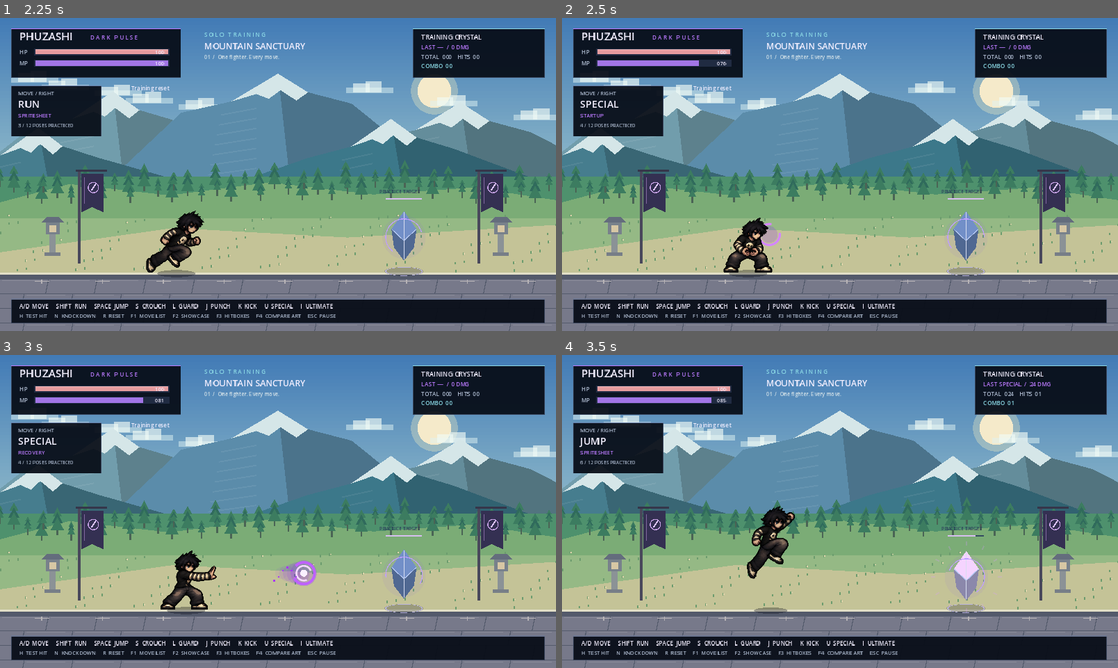
Above: before the commit, frames 1-4 (two rows, left to right).
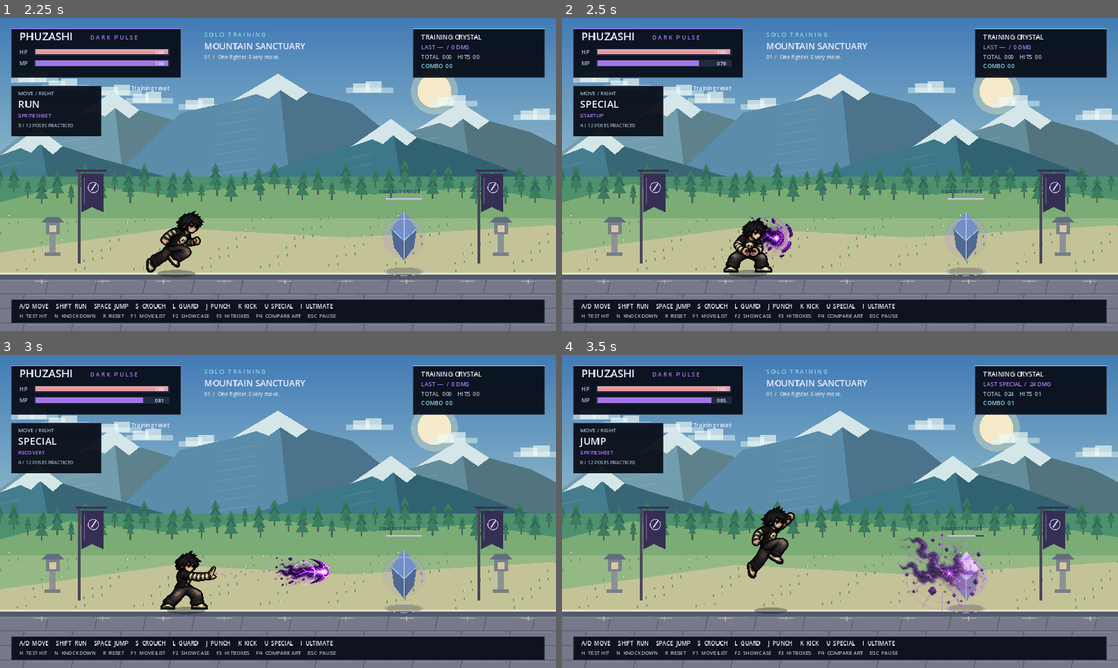
Above: after the commit, the same moments.

Repository: poohkk567-sys/game
Game: Godot game, scene res://scenes/main.tscn
Same seed, same stepped clock (60 frames per second), same inputs: the game is played once before the commit and once after it.
Inputs:
- Up to frame 1 (2.25 s): tap Enter at 0.5 s; hold D (move_right) 0.53-1.28 s; hold S (crouch) 0.53-1.28 s; tap Space (jump) at 0.77, 1.07, 1.52, 1.82 s; tap L (guard) at 0.8, 1.35 s; tap R (reset) at 1.25 s; hold Down 1.28-2.03 s; tap Shift (run) at 1.55 s; hold D (move_right) from 2.03 s (still down); hold Shift (run) from 2.03 s (still down)
- Up to frame 2 (2.5 s): keep holding D (move_right); keep holding Shift (run); tap U (special) at 2.3 s
- Up to frame 3 (3 s): keep holding D (move_right); release Shift (run) at 2.78 s; tap U (special) at 2.85 s
- Up to frame 4 (3.5 s): keep holding D (move_right); tap Space (jump) at 3.02, 3.32 s; tap I (ultimate) at 3.05 s

Frame 1 is identical in both runs. In frame 2, 0.5% of the frame differs, in the area x 33-42%, y 63-77%; in frame 3, 0.6%; in frame 4, 1.3%, in the area x 60-77%, y 57-83%.

Commit message:
Integrate Dark Pulse and Violet Dragon sprite VFX into live combat

Diff:
--- a/scripts/character/combat_effects.gd
+++ b/scripts/character/combat_effects.gd
@@ -1,71 +1,95 @@
 extends Node2D
-## Effects are separate from the source character pixels.
+## Full 16-frame sprite VFX, drawn separately from the approved fighter artwork.
+const PULSE: Texture2D = preload("res://assets/effects/dark_pulse_vfx.png")
+const DRAGON: Texture2D = preload("res://assets/effects/violet_dragon_vfx.png")
 @onready var fighter: PhuzashiCharacter = get_parent()
 
+func _ready() -> void:
+	texture_filter = CanvasItem.TEXTURE_FILTER_NEAREST
+
+func _cell(sheet: Texture2D, index: int, center: Vector2, dimensions: Vector2, opacity: float = 1.0) -> void:
+	var cell: Vector2 = sheet.get_size() / 4.0
+	var col: int = index % 4
+	var row: int = floori(float(index) / 4.0)
+	var region := Rect2(Vector2(col, row) * cell, cell)
+	draw_texture_rect_region(sheet, Rect2(center - dimensions * 0.5, dimensions), region, Color(1, 1, 1, clampf(opacity, 0.0, 1.0)), false, true)
+
 func _draw() -> void:
-	var d: float = fighter.facing
+	if not is_instance_valid(fighter):
+		return
+	var d: float = float(fighter.facing)
 	var t: float = fighter.elapsed
 	if fighter.state_name == "GUARD":
-		draw_arc(Vector2(d * 20, -87), 66, -1.3 if d > 0 else PI - 1.3, 1.3 if d > 0 else PI + 1.3, 24, Color(0.66, 0.45, 1, 0.7), 3, true)
+		draw_arc(Vector2(d * 20, -87), 66, -1.3 if d > 0 else PI - 1.3, 1.3 if d > 0 else PI + 1.3, 24, Color(0.66, 0.45, 1, 0.7), 3, false)
 	if fighter.action_timer <= 0.0:
 		return
-	var p: float = fighter.action_progress()
+	var p: float = clampf(fighter.action_progress(), 0.0, 1.0)
 	var envelope: float = sin(p * PI)
 	match fighter.action_name:
 		"PUNCH":
 			if p > 0.28 and p < 0.7:
 				for i in range(3):
-					draw_line(Vector2(d * 45, -104 + i * 9), Vector2(d * (95 + envelope * 30), -104 + i * 9), Color(1, 0.91, 0.7, envelope * 0.8), 3, true)
+					draw_line(Vector2(d * 45, -104 + i * 9), Vector2(d * (95 + envelope * 30), -104 + i * 9), Color(1, 0.91, 0.7, envelope * 0.8), 3, false)
 		"KICK":
 			if p > 0.3 and p < 0.75:
 				var start: float = -1.4 if d > 0 else PI - 1.0
-				draw_arc(Vector2(d * 25, -65), 92, start, start + 1.9, 25, Color(0.75, 0.92, 1, envelope * 0.9), 5, true)
+				draw_arc(Vector2(d * 25, -65), 92, start, start + 1.9, 25, Color(0.75, 0.92, 1, envelope * 0.9), 5, false)
 		"HIT":
 			var center := Vector2(d * 24, -99)
 			for i in range(8):
-				var ray := Vector2.from_angle(i * TAU / 8)
-				draw_line(center + ray * (8 + p * 20), center + ray * (18 + p * 40), Color(1, 0.65, 0.55, 1 - p), 3)
+				var ray := Vector2.from_angle(float(i) * TAU / 8.0)
+				draw_line(center + ray * (8 + p * 20), center + ray * (18 + p * 40), Color(1, 0.65, 0.55, 1 - p), 3, false)
 		"SPECIAL":
-			if p < 0.48:
-				var center := Vector2(d * 49, -88)
-				draw_circle(center, 10 + p * 45, Color(0.55, 0.12, 1, envelope * 0.35))
-				draw_arc(center, 18 + p * 30, t * 10, t * 10 + PI * 1.6, 24, Color("d486ff"), 4, true)
+			draw_set_transform(Vector2.ZERO, 0.0, Vector2(d, 1))
+			_special(p, t)
+			draw_set_transform(Vector2.ZERO)
 		"ULTIMATE":
-			_draw_ultimate(d, p, t, envelope)
+			draw_set_transform(Vector2.ZERO, 0.0, Vector2(d, 1))
+			_ultimate(p, t)
+			draw_set_transform(Vector2.ZERO)
 
-func _draw_ultimate(d: float, p: float, t: float, envelope: float) -> void:
-	# Ground seal, rising violet embers, then a stylized energy dragon.
-	draw_set_transform(Vector2(0, -2), 0, Vector2(1, 0.26))
-	draw_arc(Vector2.ZERO, 72 + envelope * 25, t, t + TAU, 64, Color(0.7, 0.2, 1, envelope), 5, true)
+func _special(p: float, t: float) -> void:
+	var hand := Vector2(49, -88)
+	if p < 0.42:
+		var q: float = p / 0.42
+		_cell(PULSE, mini(3, floori(q * 4)), hand, Vector2(132, 132))
+		for i in range(3):
+			draw_arc(hand, 25 + i * 10 + q * 10, -t * (3 + i), -t * (3 + i) + PI * 1.4, 26, Color(0.7, 0.18, 1, (0.3 + q * 0.4) / (i + 1)), 3, false)
+	elif p < 0.63:
+		var q: float = (p - 0.42) / 0.21
+		_cell(PULSE, 4 + mini(3, floori(q * 4)), hand + Vector2(q * 30, 0), Vector2(172, 144), 1.0 - q * 0.2)
+	else:
+		var fade: float = maxf(0.0, (1.0 - p) / 0.37)
+		for i in range(10):
+			var pos := hand + Vector2(12 + i * 7, sin(t * 17 + i * 2.0) * (8 + i))
+			draw_rect(Rect2(pos, Vector2(3 + i % 2, 4)), Color(0.72, 0.2, 1, fade * 0.65))
+
+func _ultimate(p: float, t: float) -> void:
+	var power: float = sin(p * PI)
+	# Ground rune and ascending sparks keep the character grounded while charging.
+	draw_set_transform(Vector2(0, -2), 0, Vector2(1, 0.28))
+	for i in range(3):
+		draw_arc(Vector2.ZERO, 72 + i * 17 + power * 18, t * (i + 1), t * (i + 1) + PI * 1.7, 48, Color(0.65, 0.15, 1, power * 0.65), 4, false)
 	draw_set_transform(Vector2.ZERO)
 	for i in range(22):
-		var x: float = sin(i * 8.1) * 65
-		var y: float = -fmod(t * 160 + i * 19, 220)
-		draw_rect(Rect2(x, y, 3 + i % 3, 8 + i % 7), Color(0.68, 0.14, 1, envelope * 0.8))
-	if p < 0.35 or p > 0.94:
-		for i in range(3):
-			draw_arc(Vector2(0, -75), 60 + i * 15, t * (i + 1), t * (i + 1) + PI * 1.5, 30, Color(0.65, 0.1, 1, envelope * 0.7), 3, true)
-		return
-	var reach: float = minf(1.0, (p - 0.35) / 0.2) * 530
-	var curve := PackedVector2Array()
-	for i in range(44):
-		var u: float = i / 43.0
-		curve.append(Vector2(d * (35 + u * reach), -98 - sin(u * TAU * 1.3 - p * 7) * (25 + u * 35)))
-	for layer in range(4):
-		var colors: Array[Color] = [Color(0.35,0.01,0.7,0.22), Color(0.5,0.03,1,0.7), Color(0.79,0.25,1,0.9), Color(0.95,0.8,1,1)]
-		draw_polyline(curve, colors[layer] * Color(1,1,1,envelope), 60 - layer * 17, true)
-	for i in range(3, 40, 3):
-		var point: Vector2 = curve[i]
-		draw_colored_polygon(PackedVector2Array([point + Vector2(-d * 15, -8), point + Vector2(-d * 4, -35 - i % 11), point + Vector2(d * 10, -8)]), Color(0.7, 0.13, 1, envelope))
-	var head: Vector2 = curve[-1]
-	var outline := PackedVector2Array([Vector2(-44,-22), Vector2(-25,-39), Vector2(-38,-68), Vector2(1,-39), Vector2(33,-21), Vector2(49,-5), Vector2(20,8), Vector2(42,22), Vector2(5,30), Vector2(-22,18), Vector2(-44,5)])
-	for i in range(outline.size()):
-		outline[i] = head + Vector2(outline[i].x * d, outline[i].y)
-	draw_colored_polygon(outline, Color(0.14,0.02,0.28,envelope))
-	var closed: PackedVector2Array = outline.duplicate()
-	closed.append(outline[0])
-	draw_polyline(closed, Color(0.8,0.25,1,envelope), 4, true)
-	draw_line(head + Vector2(d * 2,-15), head + Vector2(d * 22,-10), Color("f6dcff"), 5, true)
-	for i in range(4):
-		var tooth: Vector2 = head + Vector2(d * (8 + i * 6), 8)
-		draw_colored_polygon(PackedVector2Array([tooth, tooth + Vector2(d * 4, 0), tooth + Vector2(d * 2, 9)]), Color(0.93,0.73,1,envelope))
+		var x: float = sin(i * 8.1) * 72
+		var y: float = -fmod(t * 145 + i * 19, 220)
+		draw_rect(Rect2(Vector2(x, y), Vector2(3 + i % 3, 7 + i % 6)), Color(0.68, 0.14, 1, power * 0.7))
+	if p < 0.35:
+		var q: float = p / 0.35
+		_cell(DRAGON, mini(3, floori(q * 4)), Vector2(5, -92), Vector2(220, 230))
+	elif p < 0.49:
+		var q: float = (p - 0.35) / 0.14
+		_cell(DRAGON, 4 + mini(3, floori(q * 4)), Vector2(105, -145), Vector2(340, 280))
+	elif p < 0.80:
+		var q: float = (p - 0.49) / 0.31
+		_cell(DRAGON, 8 + mini(3, floori(q * 4)), Vector2(245 + q * 65, -153), Vector2(590, 340))
+		var trail := PackedVector2Array()
+		for i in range(32):
+			var u: float = float(i) / 31.0
+			trail.append(Vector2(58 + u * (100 + q * 470), -106 - sin(u * TAU * 1.2 - t * 7) * (15 + u * 30)))
+		draw_polyline(trail, Color(0.56, 0.11, 1, 0.32), 28, false)
+		draw_polyline(trail, Color(0.92, 0.69, 1, 0.42), 8, false)
+	else:
+		var q: float = (p - 0.80) / 0.20
+		_cell(DRAGON, 12 + mini(3, floori(q * 4)), Vector2(395, -155), Vector2(620, 345), 1.0 - q * 0.25)
--- a/scripts/character/dark_pulse.gd
+++ b/scripts/character/dark_pulse.gd
@@ -1,12 +1,17 @@
 extends Area2D
-## Traveling special: one impact, finite lifetime, removed on training reset.
+## Projectile gameplay is unchanged: 24 damage, 620 px/s, one impact.
+## Added: 16-frame visual charge/flight/impact atlas and impact lifetime.
+const ATLAS: Texture2D = preload("res://assets/effects/dark_pulse_vfx.png")
+const IMPACT_TIME: float = 0.28
 var direction: int = 1
 var source: Node2D
 var age: float = 0.0
+var impact_age: float = 0.0
 var hit: bool = false
 
 func _ready() -> void:
 	add_to_group("dark_pulses")
+	texture_filter = CanvasItem.TEXTURE_FILTER_NEAREST
 	collision_layer = 0
 	collision_mask = 4
 	var collision := CollisionShape2D.new()
@@ -17,27 +22,52 @@
 	area_entered.connect(_on_target)
 
 func _physics_process(delta: float) -> void:
+	if hit:
+		impact_age += delta
+		if impact_age >= IMPACT_TIME:
+			queue_free()
+		else:
+			queue_redraw()
+		return
 	age += delta
-	position.x += direction * 620.0 * delta
+	position.x += float(direction) * 620.0 * delta
 	if age > 1.8 or position.x < -80.0 or position.x > 1360.0:
 		queue_free()
+		return
 	queue_redraw()
 
 func _on_target(target: Area2D) -> void:
 	if hit or not target.has_method("take_hit"):
 		return
 	hit = true
+	# Delay collision disable to avoid mutating physics flags in a callback.
+	set_deferred("monitoring", false)
+	set_deferred("collision_mask", 0)
 	target.take_hit(24, "SPECIAL")
 	if is_instance_valid(source):
 		source.target_struck.emit(24)
-	queue_free()
+	queue_redraw()
+
+func _frame(index: int, dimensions: Vector2, opacity: float = 1.0) -> void:
+	var size: Vector2 = ATLAS.get_size() / 4.0
+	var col: int = index % 4
+	var row: int = floori(float(index) / 4.0)
+	draw_texture_rect_region(ATLAS, Rect2(-dimensions * 0.5, dimensions), Rect2(Vector2(col, row) * size, size), Color(1, 1, 1, opacity), false, true)
 
 func _draw() -> void:
-	for i in range(5):
-		draw_circle(Vector2(-direction * i * 13, 0), 30.0 - i * 4.0, Color(0.48, 0.06, 1.0, 0.16 - i * 0.025))
-	draw_arc(Vector2.ZERO, 25, age * 13, age * 13 + TAU * 0.8, 20, Color("be61ff"), 5, true)
-	draw_arc(Vector2.ZERO, 17, -age * 17, -age * 17 + PI * 1.5, 15, Color("f3d9ff"), 3, true)
-	draw_circle(Vector2.ZERO, 8, Color("faf0ff"))
-	for i in range(6):
-		var point := Vector2(-direction * (20 + i * 10), sin(age * 30 + i) * 15)
-		draw_rect(Rect2(point, Vector2(4, 4)), Color("a938ff"))
+	draw_set_transform(Vector2.ZERO, 0.0, Vector2(float(direction), 1))
+	if hit:
+		var q: float = clampf(impact_age / IMPACT_TIME, 0.0, 0.9999)
+		_frame(12 + mini(3, floori(q * 4)), Vector2(175 + q * 75, 158 + q * 75), 1.0 - q * 0.2)
+		for i in range(2):
+			draw_arc(Vector2.ZERO, 28 + q * (50 + i * 22), 0, TAU, 36, Color(0.85, 0.35, 1, 0.7 * (1.0 - q)), 4, false)
+		for i in range(12):
+			var axis := Vector2.from_angle(i * TAU / 12.0)
+			draw_line(axis * (18 + q * 30), axis * (40 + q * 65), Color(0.67, 0.18, 1, 1.0 - q), 3, false)
+	else:
+		_frame(8 + (floori(age * 12.0) % 4), Vector2(144, 122))
+		for i in range(9):
+			var tail := Vector2(-29 - i * 13, sin(age * 28 + i * 2) * (8 + i))
+			draw_rect(Rect2(tail, Vector2(4, 4)), Color(0.62, 0.12, 1, (9.0 - i) / 10.0))
+		draw_arc(Vector2.ZERO, 26, age * 12, age * 12 + PI * 1.4, 25, Color(0.94, 0.73, 1, 0.7), 3, false)
+	draw_set_transform(Vector2.ZERO)
--- /dev/null
+++ b/tests/test_vfx.gd
@@ -0,0 +1,52 @@
+extends SceneTree
+## Import and runtime lifecycle tests for the completed VFX.
+var checks: int = 0
+var failures: int = 0
+
+func expect(value: bool, label: String) -> void:
+	checks += 1
+	if value:
+		print("PASS " + label)
+	else:
+		failures += 1
+		push_error("FAIL " + label)
+
+func advance(n: int) -> void:
+	for _i in range(n):
+		await physics_frame
+		await process_frame
+
+func _initialize() -> void:
+	call_deferred("run")
+
+func run() -> void:
+	for path: String in ["res://assets/effects/dark_pulse_vfx.png", "res://assets/effects/violet_dragon_vfx.png"]:
+		var texture: Texture2D = load(path)
+		expect(texture != null, "Atlas is imported: " + path)
+		if texture == null:
+			continue
+		var size: Vector2 = texture.get_size()
+		expect(size.x > 0.0 and size.y > 0.0 and int(size.x) % 4 == 0 and int(size.y) % 4 == 0, "Atlas can be split 4x4: " + path)
+	var stage: Node2D = load("res://scenes/main.tscn").instantiate()
+	root.add_child(stage)
+	await advance(6)
+	var fighter: PhuzashiCharacter = stage.get_node("PHUZASHI")
+	expect(fighter.effects != null and fighter.effects.texture_filter == CanvasItem.TEXTURE_FILTER_NEAREST, "Effects render independently with nearest filter")
+	fighter.position.x = 500
+	expect(fighter.start_action("SPECIAL"), "SPECIAL starts")
+	await advance(32)
+	expect(get_nodes_in_group("dark_pulses").size() > 0, "SPECIAL spawns visible projectile")
+	await advance(90)
+	expect(get_nodes_in_group("dark_pulses").is_empty(), "Projectile is removed after impact or timeout")
+	fighter.reset_training()
+	await advance(4)
+	expect(fighter.start_action("ULTIMATE"), "ULTIMATE starts")
+	await advance(120)
+	expect(fighter.action_timer == 0.0 and fighter.state_name == "IDLE", "ULTIMATE completes")
+	fighter.reset_training()
+	await advance(2)
+	expect(get_nodes_in_group("dark_pulses").is_empty(), "Reset clears projectiles")
+	stage.queue_free()
+	await advance(2)
+	print("VFX RESULT: %d checks, %d failures" % [checks, failures])
+	quit(1 if failures > 0 else 0)
Binary file added: assets/effects/dark_pulse_vfx.png
Binary file added: assets/effects/violet_dragon_vfx.png
Not shown, added: docs/art_review/effects/IMPLEMENTED_VFX.md
Not shown, changed: tools/check.sh
